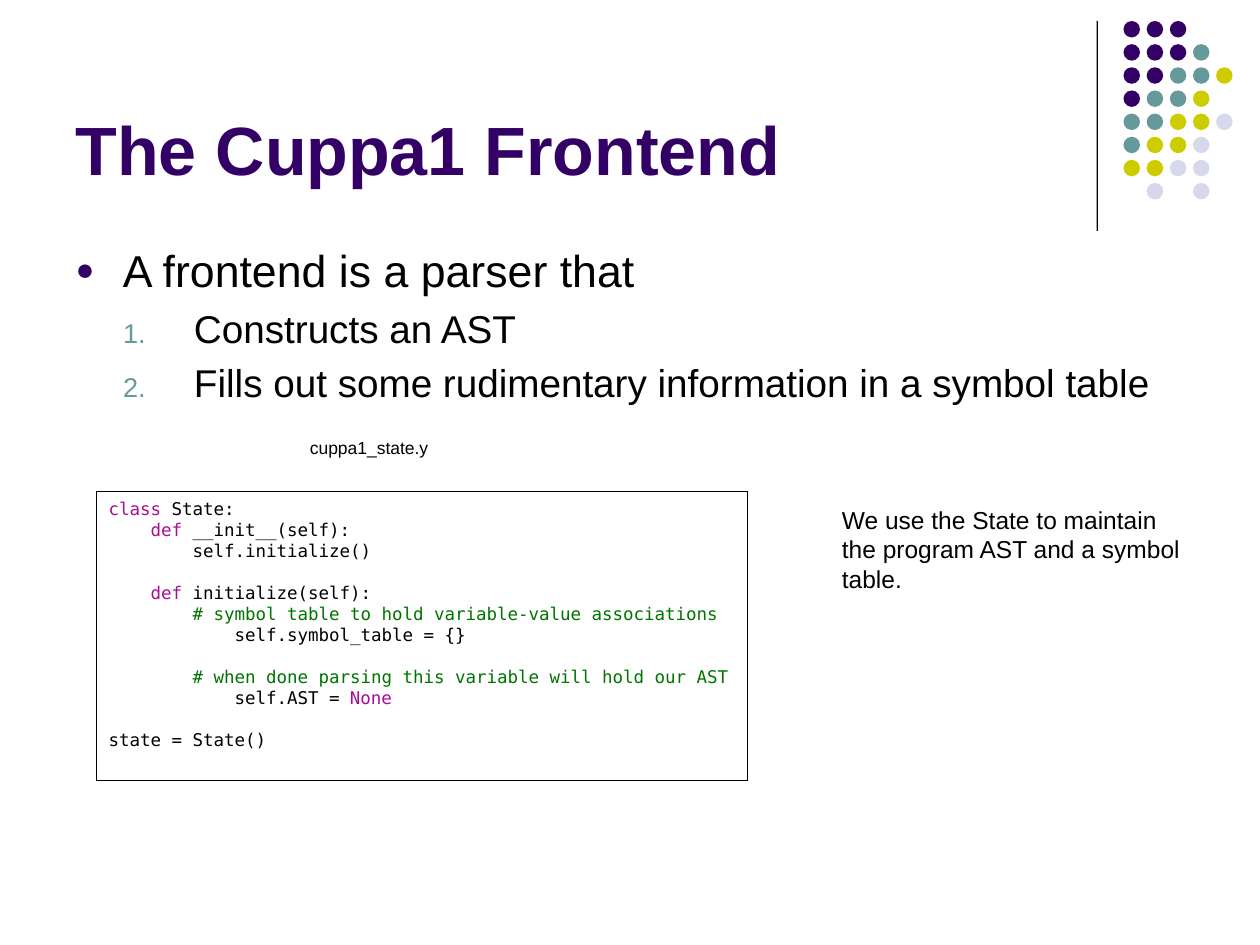
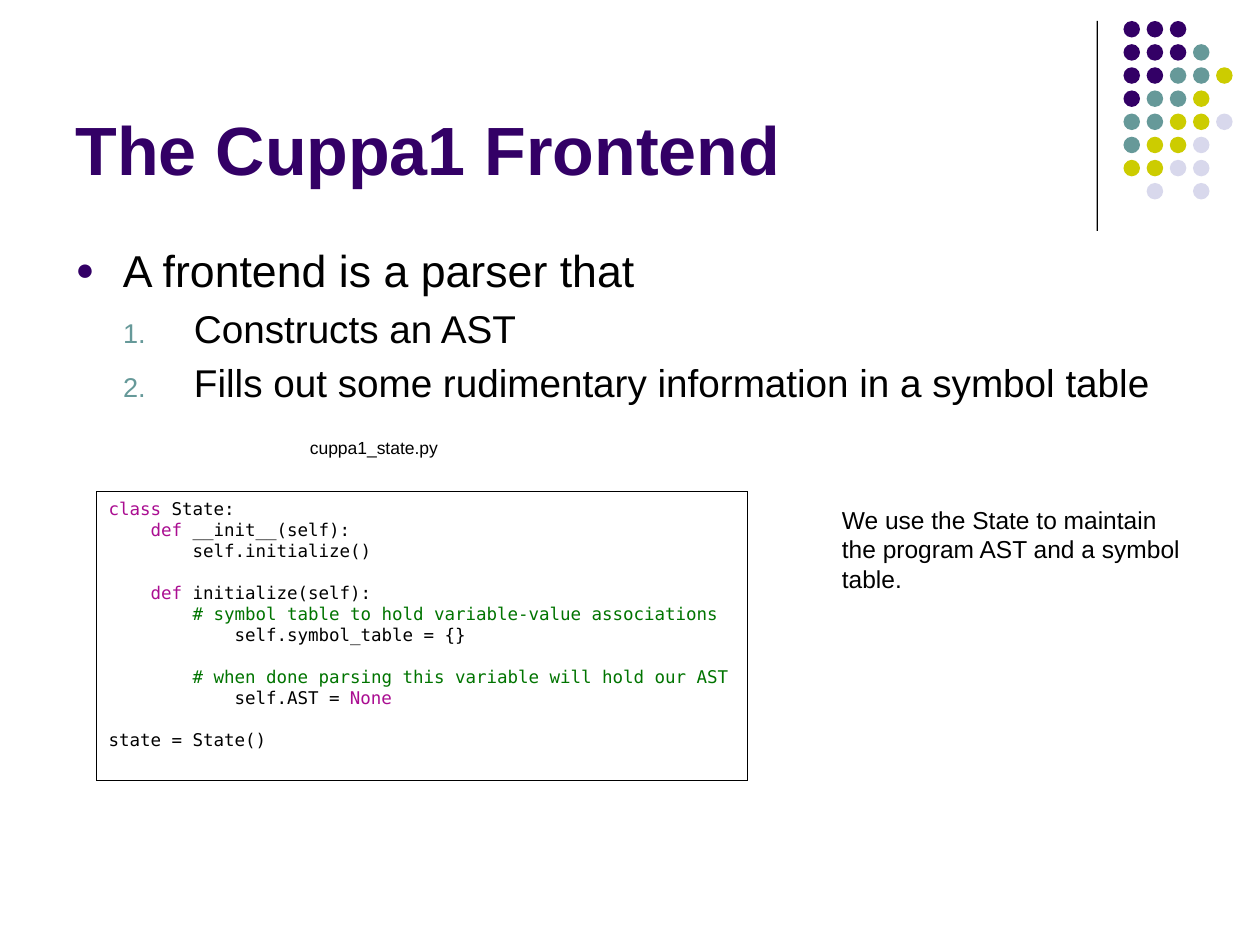
Before and after one commit to lutzhamel/CSC402, a slide deck: slide 11 of notes/csc402-ln006.pptx (slide 10 before the commit). Drawn at 1260x945 pixels with LibreOffice and Linux fonts; fonts in the diff are those of the drawing. Boxes give left, top, right and bottom in pixels: in the first picture for what was removed or moved away, otherwise in the second. Text is boxed around its words. In the diff, an @@ line names an element or a change of style, - is before the commit and + after.

```diff
--- a/notes/csc402-ln006.pptx
+++ b/notes/csc402-ln006.pptx
@@ text at (310, 442, 438, 458): text changed @@
-cuppa1_state.y
+cuppa1_state.py
```
Also in this commit, not shown: 3 other slides changed, 1 slide added, 5 other files.
